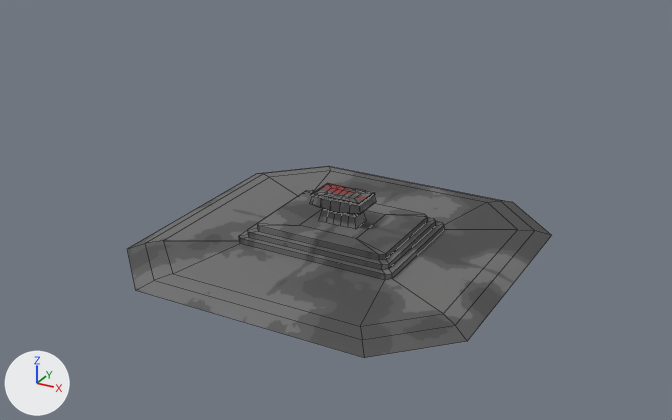
Renders of the FBX model Assets/Gameplay/Buildings/Meshes/altar.fbx from each side of a commit.
Camera for both pictures: a camera (50 mm lens) standing at (21.9, -40.7, 22.1) and looking at (0.1, -0.9, 2.3). Every picture has the same lights, and +X, +Y and +Z are marked at lower left. Mesh edges are drawn as thin lines.

Script lines for the objects in view, before the commit:
```python
me_cube_001 = bpy.data.meshes.new('Cube.001')
me_cube_001.from_pydata(...)  # 76 vertices, 73 faces; spans x -9.8..9.8, y -9.8..9.8, z 0.0..1.3
me_cube_001.materials.append(mat_material_003)
me_cube_002 = bpy.data.meshes.new('Cube.002')
me_cube_002.from_pydata(...)  # 144 vertices, 142 faces; spans x -1.54..1.54, y -0.97..0.97, z 1.28..2.88
# faces by material slot: [72, 34, 36]
me_cube_002.materials.append(mat_material_003)
me_cube_002.materials.append(mat_material_005)
me_cube_002.materials.append(mat_material_004)  # black #191919
ob_altar = bpy.data.objects.new('Altar', me_cube_002)
ob_altar.location = (0.0, 0.0, 0.0)
ob_altar_environment = bpy.data.objects.new('Altar-Environment', me_cube_001)
ob_altar_environment.location = (0.0, 0.0, 0.0)
```
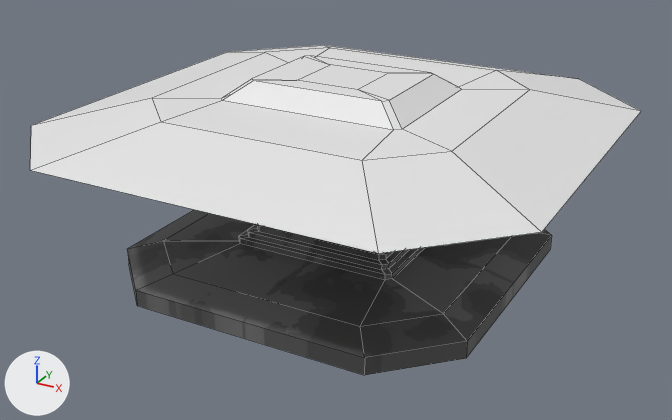
The change in detail:
me_cube_001 is used by ob_altar_environment; location (0.0, 0.0, 0.0).
me_cube_001 had 76 vertices, 73 faces and spanned x -9.8..9.8, y -9.8..9.8, z 0.0..1.3.
me_cube_001 now has 76 vertices, 73 faces and spans x -9.8..9.8, y -9.8..9.8, z -0.9..1.3.
Part 1, on me_cube_001:
8 vertices are removed from x -9.0..9.0, y -9.0..9.0, z 0.3.
16 faces are deleted.
8 new vertices lie (0.0, 0.0, -0.9) away from vertices in x -9.8..9.8, y -9.8..9.8, z 0.0.
16 new faces join them.
Mesh me_cube_003 is new.
It has 36 vertices, 33 faces and spans x -13.3..13.3, y -13.3..13.3, z -0.9..1.3.
Object 'Altar-Environment.001' (ob_altar_environment_001) is new; it shows me_cube_003.
Its location is (0.0, 0.0, 8.0).

Boxes (x1, y1, x2, y2) around the edits, measured in the pictures (672 x 420 px):
'Altar-Environment.001', added
    after: (30, 45, 641, 253)
'Altar-Environment', reshaped
    before: (128, 166, 551, 358)
    after: (128, 210, 552, 375)
'Altar', unchanged, covered by the edit
    before: (310, 183, 376, 229)
